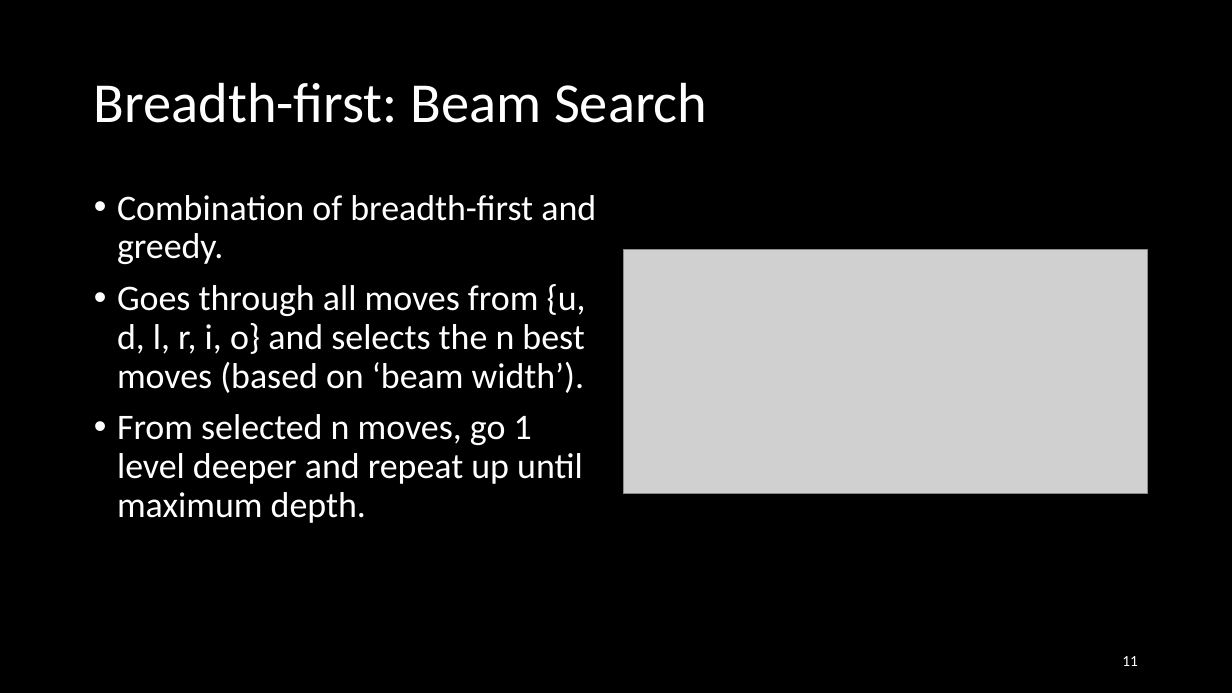
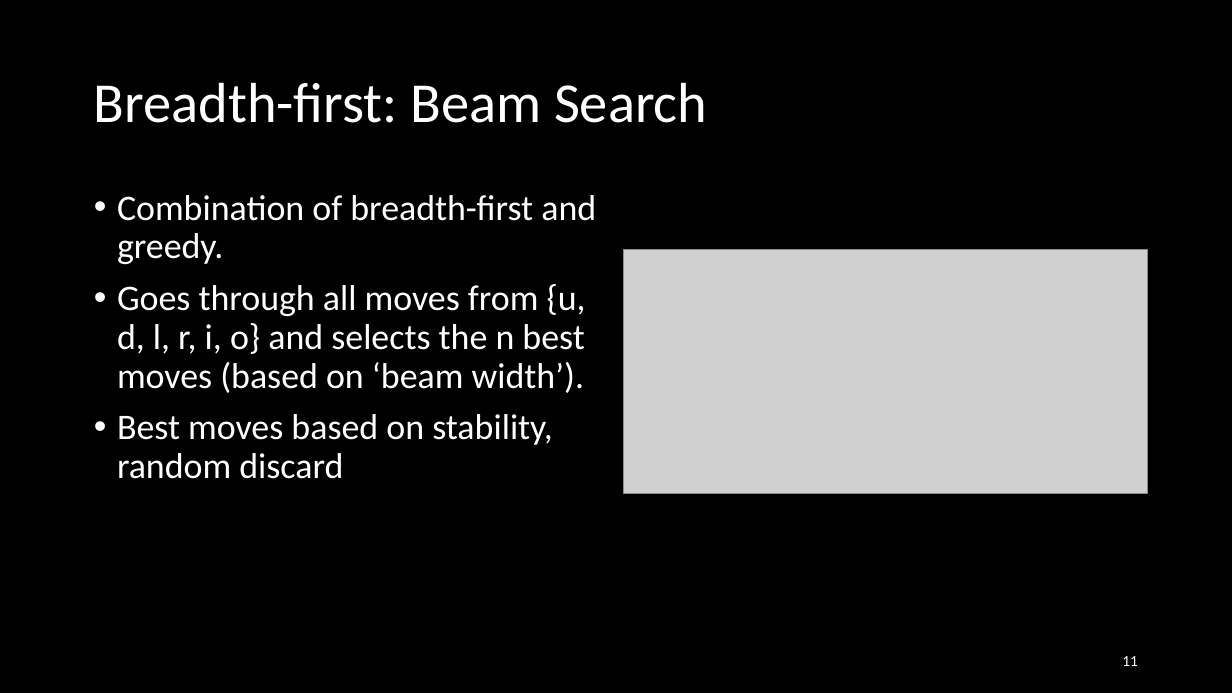
Before and after one commit to Loek21/Protein-Pow-d-er, a slide deck: slide 11 of Documentation/PPP, Week 2, Meeting 1.pptx. Drawn at 1232x693 pixels with LibreOffice and Linux fonts; fonts in the diff are those of the drawing; grey boxes stand for pictures. Boxes give left, top, right and bottom in pixels: in the first picture for what was removed or moved away, otherwise in the second. Text is boxed around its words. In the diff, an @@ line names an element or a change of style, - is before the commit and + after.

```diff
--- a/Documentation/PPP, Week 2, Meeting 1.pptx
+++ b/Documentation/PPP, Week 2, Meeting 1.pptx
@@ text at bbox=[117, 414, 553, 479]: text changed @@
-• From selected n moves, go 1 level deeper and repeat up until maximum depth.
+• Best moves based on stability, random discard
```
Also in this commit, not shown: 2 other slides changed, 2 slides added, 1 slide removed, 1 other file.
